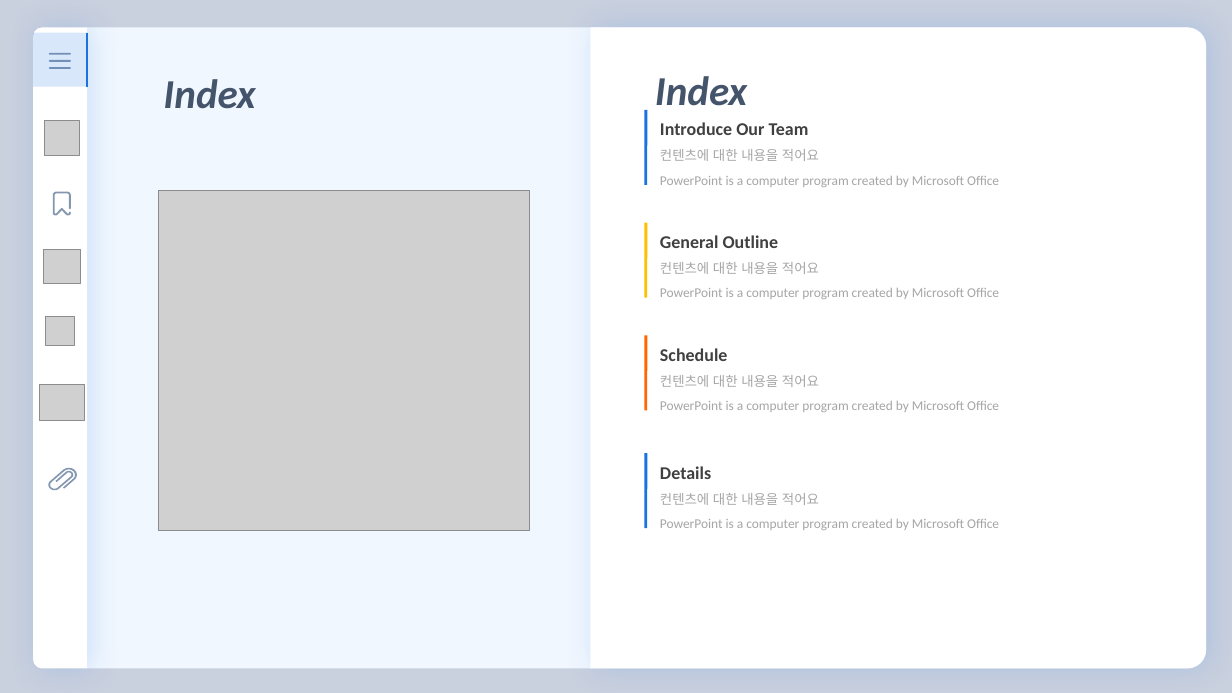
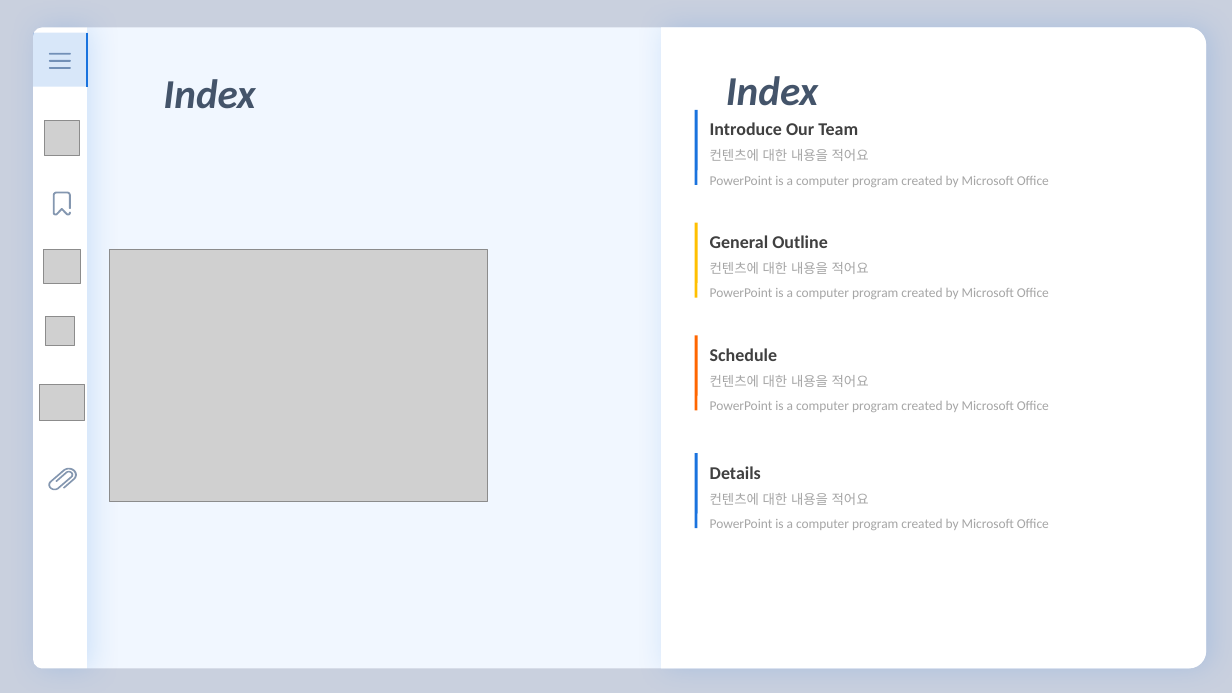
Before and after one commit to florentious/AutoGenerating_VariableName, a slide deck: slide 4 of Text/Presentation/presentation_ver0.2.pptm (slide 2 before the commit). Drawn at 1232x693 pixels with LibreOffice and Linux fonts; fonts in the diff are those of the drawing; grey boxes stand for pictures. Boxes give left, top, right and bottom in pixels: in the first picture for what was removed or moved away, otherwise in the second. Text is boxed around its words. In the diff, an @@ line names an element or a change of style, - is before the commit and + after.

```diff
--- a/Text/Presentation/presentation_ver0.2.pptm
+++ b/Text/Presentation/presentation_ver0.2.pptm
@@ round same rect: place and size @@
-round same rect at [590,27,1207,669]
+round same rect at [662,28,1207,669]
@@ text "Index": place and size @@
-text "Index" at [655,76,747,106]
+text "Index" at [726,76,818,106]
@@ text "Introduce Our Team": place and size @@
-text "Introduce Our Team" at [660,122,999,187]
+text "Introduce Our Team" at [710,122,1049,187]
@@ text "General Outline": place and size @@
-text "General Outline" at [660,235,999,299]
+text "General Outline" at [710,235,1049,299]
@@ picture: place and size @@
-picture at [158,190,530,531]
+picture at [109,250,487,502]
@@ text "Schedule": place and size @@
-text "Schedule" at [660,348,999,412]
+text "Schedule" at [710,348,1049,412]
@@ text "Details": place and size @@
-text "Details" at [660,466,999,530]
+text "Details" at [710,466,1049,530]
@@ 4 lines: place and size @@
-4 lines at [646,110,646,529]
+4 lines at [696,110,696,529]
```
Also in this commit, not shown: 8 other slides changed, 8 slides added, 5 slides removed, 1 other file.
